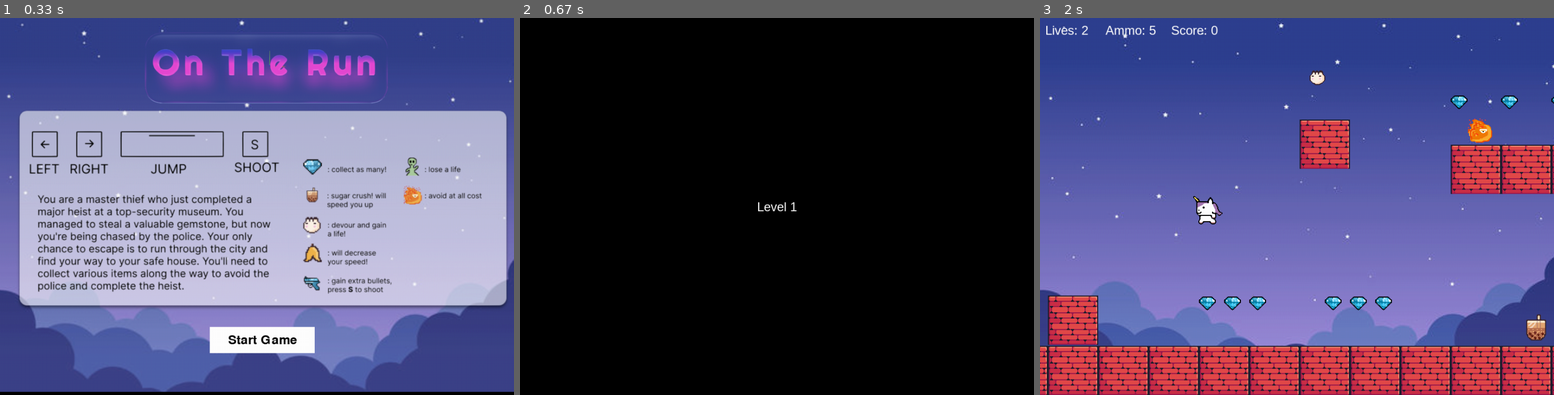
Above: before the commit, frames 1-3 (left to right).
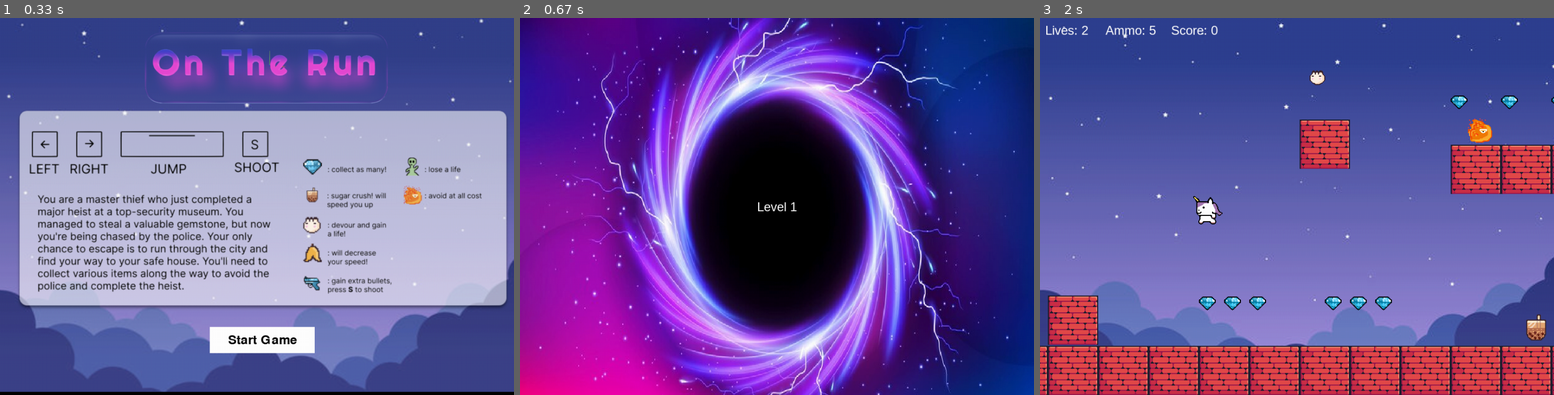
Above: after the commit, the same moments.

Repository: biancafu/pygame_hackathon
Game: pygame game, started from main.py
Two runs of this game, one before a commit and one after it. Both use one fixed random seed, a clock stepped at 60 frames per second and the inputs below.
Inputs:
- Up to frame 1 (0.33 s): no input
- Up to frame 2 (0.67 s): click "Start Game" at 0.38 s
- Up to frame 3 (2 s): hold Left from 1.67 s (still down)

Frame 1 is identical in both runs. In frame 2, 88% of the frame differs, in the area x 0-100%, y 0-100%; in frame 3, nothing differs.

Commit message:
Add vortex image to level_transition display

Diff:
--- a/main.py
+++ b/main.py
@@ -804,7 +804,16 @@
     level_transition_sound = pygame.mixer.Sound("levelup.mp3")
     level_transition_sound.set_volume(0.2)
 
-    window.fill((0, 0, 0))
+    # Load the image that you want to use as the background
+    bg_image = pygame.image.load("vortex.png")
+
+    # Scale the image to fit the window size
+    bg_image = pygame.transform.scale(bg_image, (WIN_WIDTH, WIN_HEIGHT))
+
+    # Blit the image onto the window surface
+    window.blit(bg_image, (0, 0))
+
+    # window.fill((0, 0, 0))
     level_text = font.render("Level {}".format(player.level), True, (255, 255, 255))
     level_rect = level_text.get_rect(center=(WIN_WIDTH/2, WIN_HEIGHT/2))
     window.blit(level_text, level_rect)
Binary file added: vortex.png
